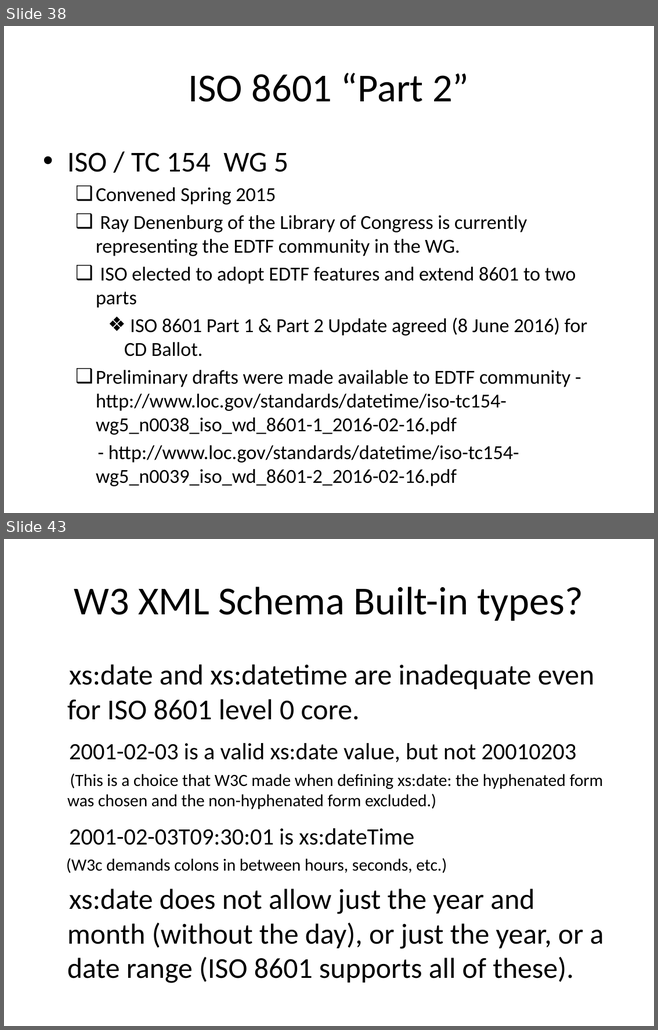
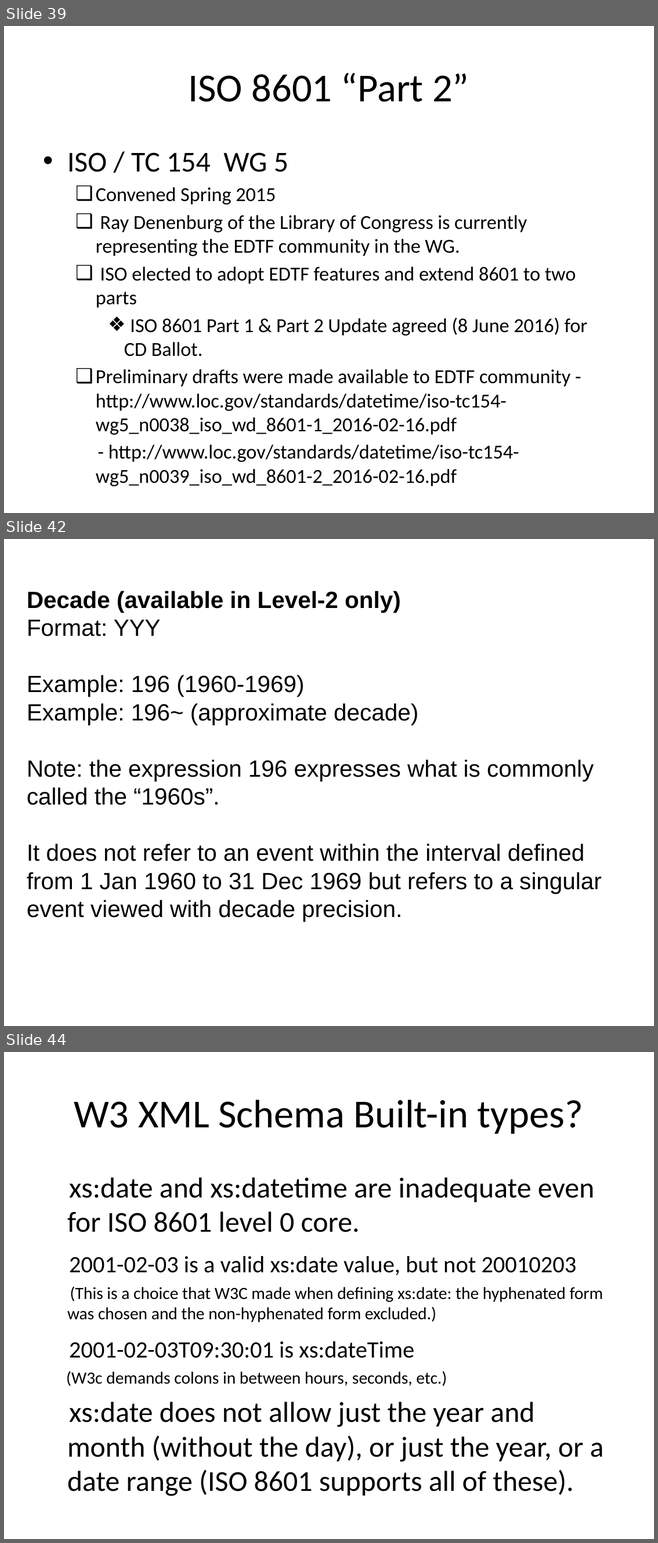
Before and after one commit to re-Isearch/date, a slide deck: Slides/ISO8601-Presentation.pptx. Shown one above the other, each under a label of ours: slides 38 and 43 before the commit, slides 39, 42 and 44 after it; the slides between them are not shown. The pictures are 658x1030 and 658x1543 pixels, drawn with LibreOffice and Linux fonts; fonts in the diff are those of the drawing. Boxes give left, top, right and bottom in pixels: in the first picture for what was removed or moved away, otherwise in the second. Text is boxed around its words. In the diff, an @@ line names an element or a change of style, - is before the commit and + after.

```diff
--- a/Slides/ISO8601-Presentation.pptx
+++ b/Slides/ISO8601-Presentation.pptx
@@ slide 42 added at <box>4,539,654,1026</box>, background #FFFFFF @@
@@ text added at <box>27,591,601,922</box>, 26 pt, text #000000 @@
+Decade (available in Level-2 only)
+Format: YYY
+Example: 196 (1960-1969)
+Example: 196~ (approximate decade)
+Note: the expression 196 expresses what is commonly called the “1960s”.
+It does not refer to an event within the interval defined from 1 Jan 1960 to 31 Dec 1969 but refers to a singular event viewed with decade precision.
@@ what was slide 38 is now slide 39 @@
@@ what was slide 43 is now slide 44 @@
```
Also in this commit, not shown: 6 slides changed, 2 other slides added, 1 other file.
